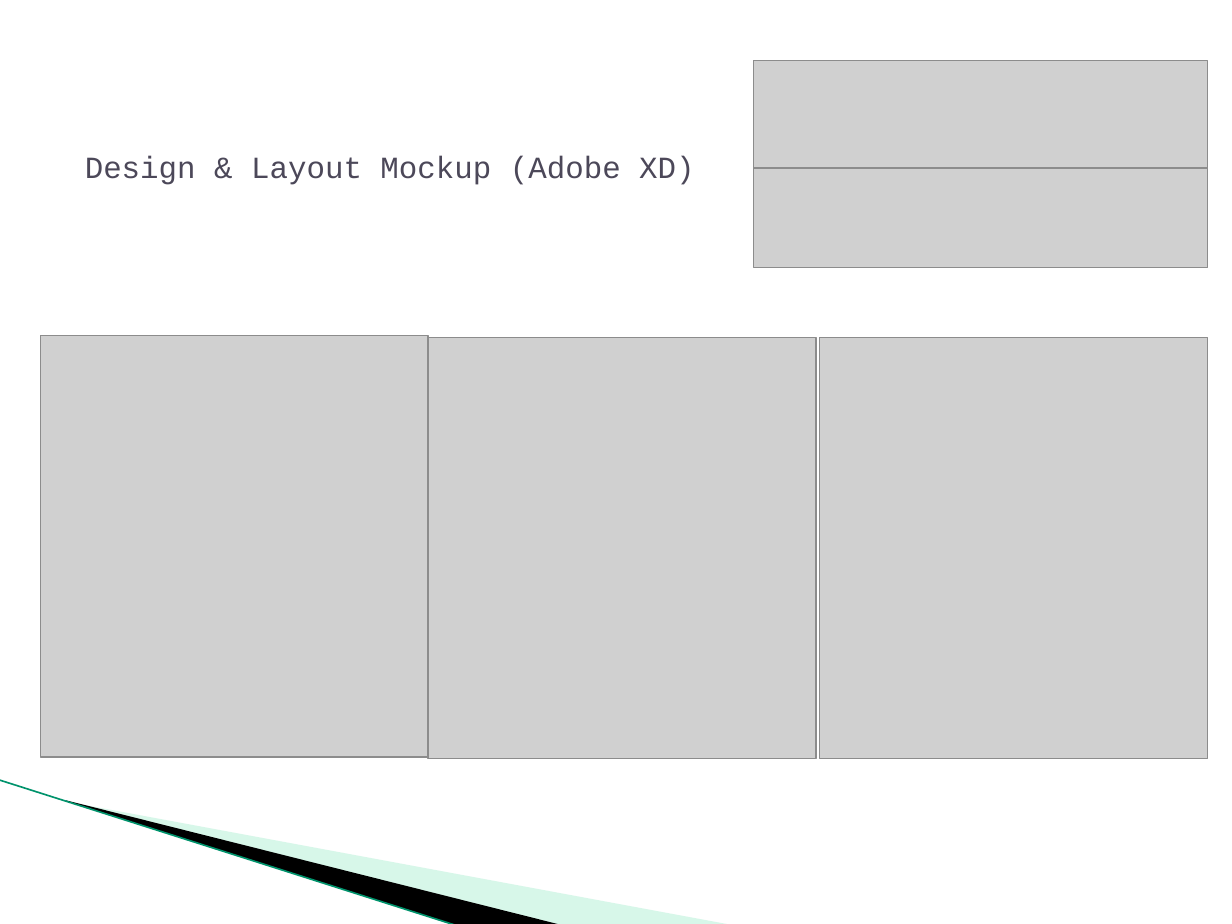
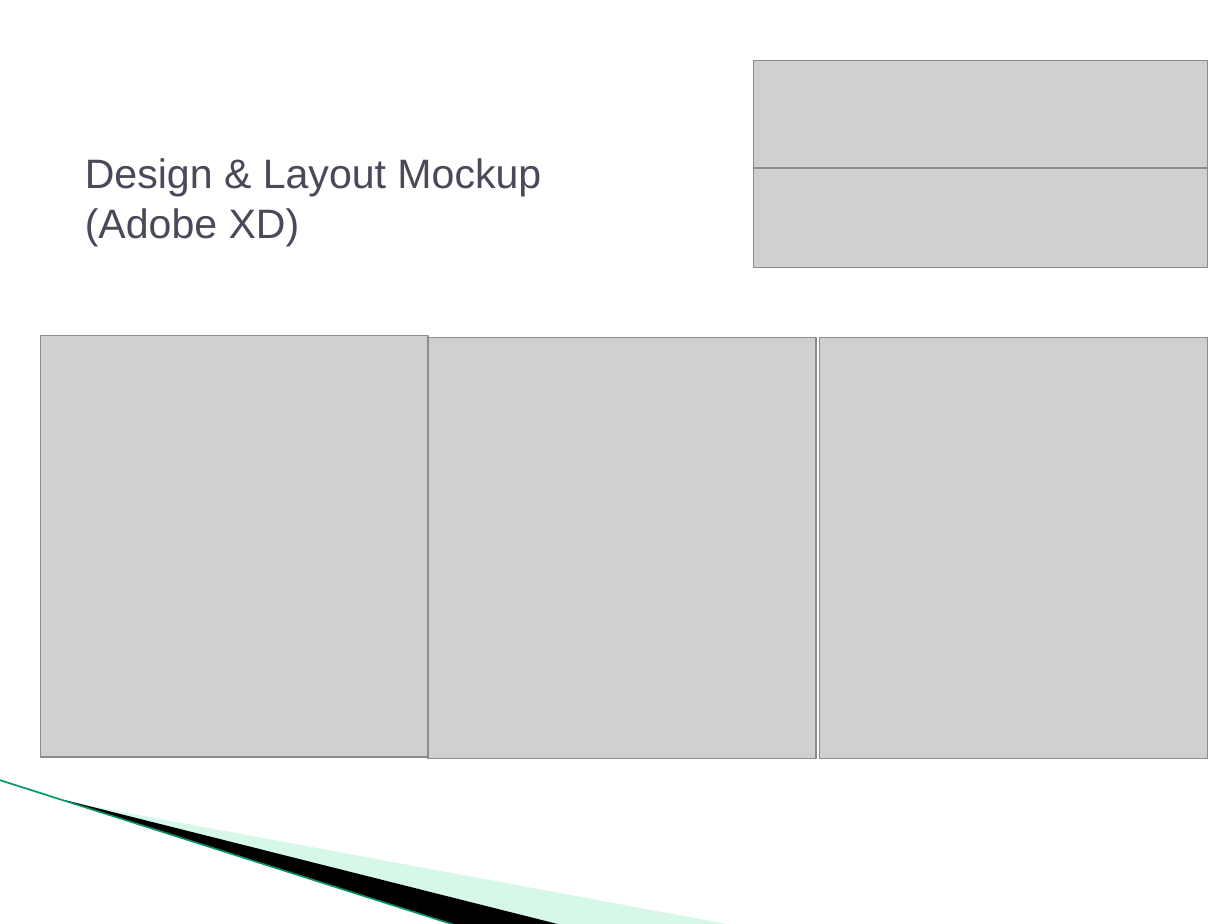
Before and after one commit to RichardAlmer/FullStack-Project, a slide deck: slide 11 of Presentation/Team-5_Project-Presentation.pptx. Drawn at 1232x924 pixels with LibreOffice and Linux fonts; fonts in the diff are those of the drawing; grey boxes stand for pictures; background and template pictures are left out. Boxes give left, top, right and bottom in pixels: in the first picture for what was removed or moved away, otherwise in the second. Text is boxed around its words. In the diff, an @@ line names an element or a change of style, - is before the commit and + after.

```diff
--- a/Presentation/Team-5_Project-Presentation.pptx
+++ b/Presentation/Team-5_Project-Presentation.pptx
@@ text "Design & Layout Mockup (Adobe ..." at [85,158,541,246]: size 18 to 24 pt, font Courier New to Arial @@
```
Also in this commit, not shown: 5 other slides changed, 1 other file.
